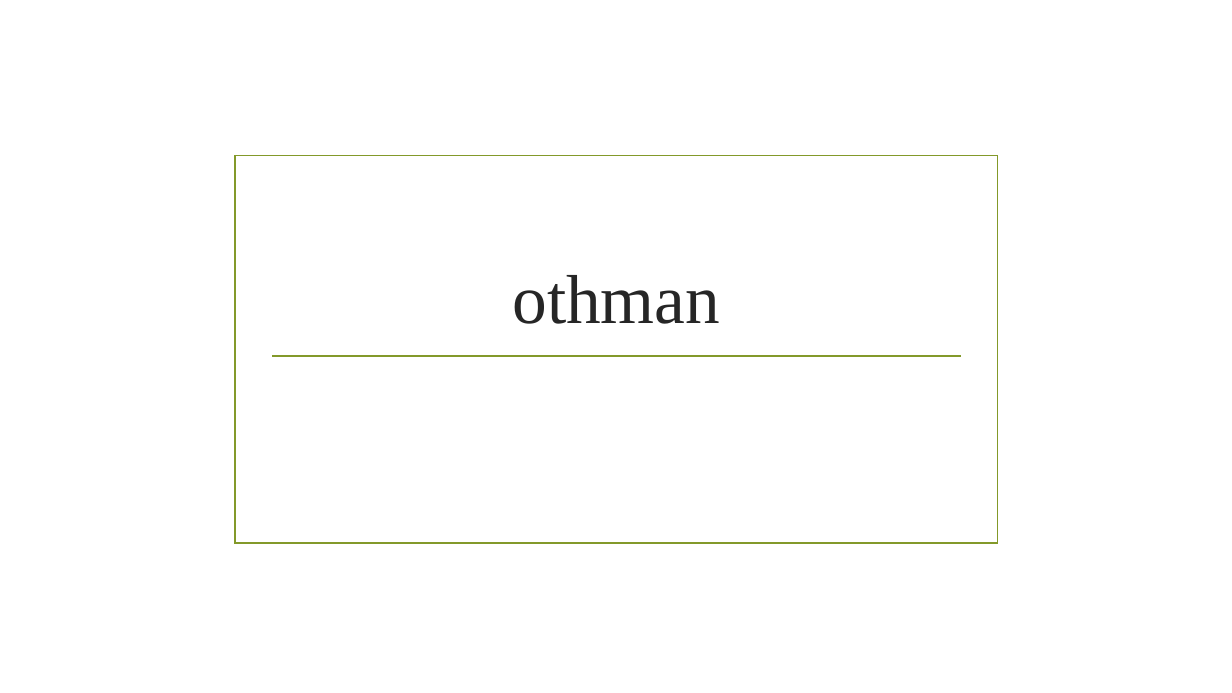
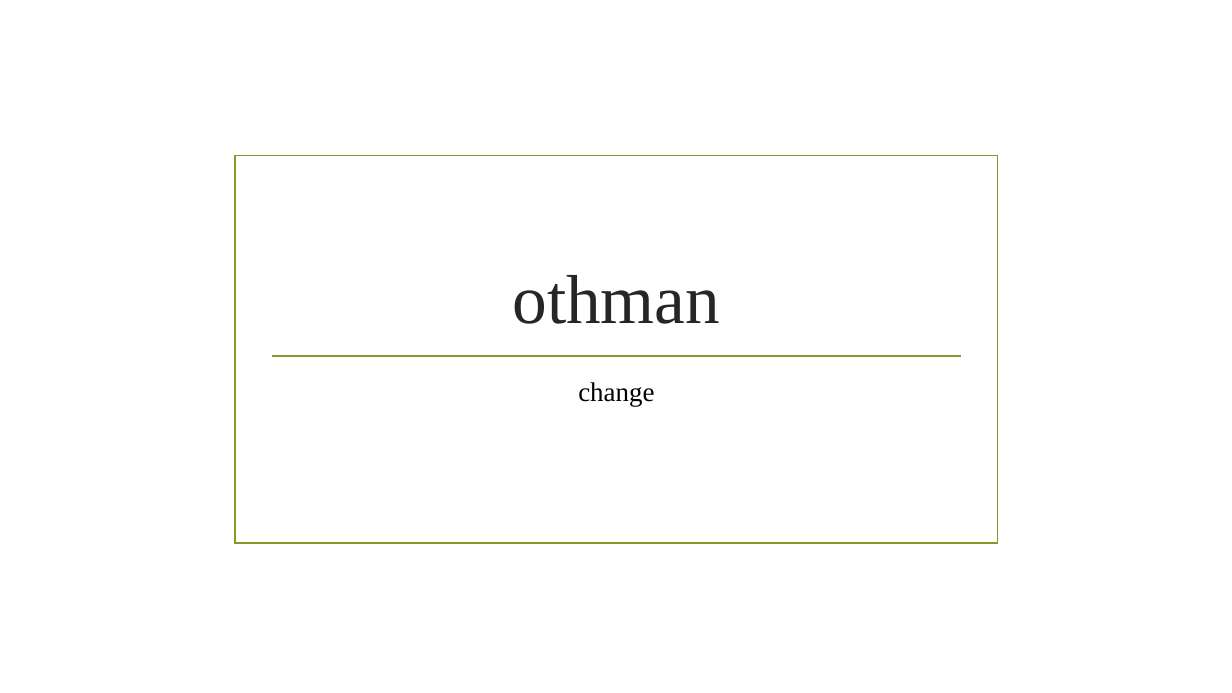
Before and after one commit to hodna-sys/hodnaWork, a slide deck: slide 1 of Formation/PP1.pptx. Drawn at 1232x693 pixels with LibreOffice and Linux fonts; fonts in the diff are those of the drawing; background and template pictures are left out. Boxes give left, top, right and bottom in pixels: in the first picture for what was removed or moved away, otherwise in the second. Text is boxed around its words. In the diff, an @@ line names an element or a change of style, - is before the commit and + after.

```diff
--- a/Formation/PP1.pptx
+++ b/Formation/PP1.pptx
@@ subtitle added at <box>578,382,654,406</box>, 21 pt, text #000000 @@
+change
```
